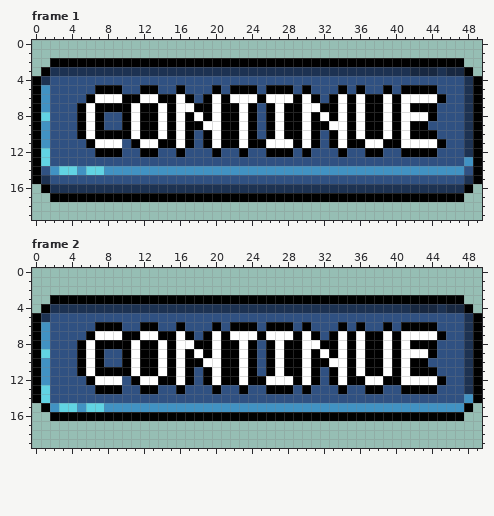
One commit to this pixel-art file: Assets/Sprites/UI/buttonTest.aseprite. Above: the version before the commit.
50x20 pixels, 2 frames. Shown: frame 1, frame 2.
Now the later version:
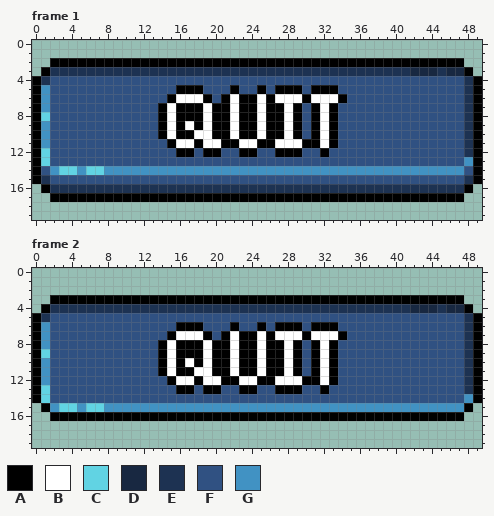
Palette (. is transparent): A #000000  B #ffffff  C #61d3e3  D #182841  E #1d3252  F #305182  G #4192c3
Change:
--- frame 1, layer "Text"
@@ x 0..49 @@
  4 AEFFFFFFFFFFFFFFFFFFFFFFFFFFFFFFFFFFFFFFFFFFFFFFEA
- 5 AGFFFFFAAAFFAAFFAFFFAFAAAFAAAFAFFFAFAFFAFAAAAFFFEA
- 6 AGFFFFABBBAABBAABAFABABBBABBBABAFABABAABABBBBAFFEA
- 7 AGFFFABAAAABAABABBAABAABAFABAABBAABABAABABAAAFFFEA
- 8 ACFFFABAFFABAABABABABAABAFABAABABABABAABABBBAFFFEA
- 9 AGFFFABAFFABAABABAABBAABAFABAABAABBABAABABAAFFFFEA
-10 AGFFFABAAAABAABABAFABAABAFABAABAFABABAABABAAAFFFEA
-11 AGFFFFABBBFABBAABAFABAABAABBBABAFABAABBAABBBBAFFEA
-12 ACFFFFFAAAFFAAFFAFFFAFFAFFAAAFAFFFAFFAAFFAAAAFFFEA
+ 5 AGFFFFFFFFFFFFFFAAAFFFAFFAFAAAFAAAFFFFFFFFFFFFFFEA
+ 6 AGFFFFFFFFFFFFFABBBAFABAABABBBABBBAFFFFFFFFFFFFFEA
+ 7 AGFFFFFFFFFFFFABAAABAABAABAABAFABAFFFFFFFFFFFFFFEA
+ 8 ACFFFFFFFFFFFFABAAABAABAABAABAFABAFFFFFFFFFFFFFFEA
+ 9 AGFFFFFFFFFFFFABABABAABAABAABAFABAFFFFFFFFFFFFFFEA
+10 AGFFFFFFFFFFFFABAABBAABAABAABAFABAFFFFFFFFFFFFFFEA
+11 AGFFFFFFFFFFFFFABBABBAABBAABBBAABAFFFFFFFFFFFFFFEA
+12 ACFFFFFFFFFFFFFFAAFAAFFAAFFAAAFFAFFFFFFFFFFFFFFFEA
 13 ACFFFFFFFFFFFFFFFFFFFFFFFFFFFFFFFFFFFFFFFFFFFFFFGA
--- frame 2, layer "Text"
@@ x 0..49 @@
  5 AEFFFFFFFFFFFFFFFFFFFFFFFFFFFFFFFFFFFFFFFFFFFFFFEA
- 6 AGFFFFFAAAFFAAFFAFFFAFAAAFAAAFAFFFAFAFFAFAAAAFFFEA
- 7 AGFFFFABBBAABBAABAFABABBBABBBABAFABABAABABBBBAFFEA
- 8 AGFFFABAAAABAABABBAABAABAFABAABBAABABAABABAAAFFFEA
- 9 ACFFFABAFFABAABABABABAABAFABAABABABABAABABBBAFFFEA
-10 AGFFFABAFFABAABABAABBAABAFABAABAABBABAABABAAFFFFEA
-11 AGFFFABAAAABAABABAFABAABAFABAABAFABABAABABAAAFFFEA
-12 AGFFFFABBBFABBAABAFABAABAABBBABAFABAABBAABBBBAFFEA
-13 ACFFFFFAAAFFAAFFAFFFAFFAFFAAAFAFFFAFFAAFFAAAAFFFEA
+ 6 AGFFFFFFFFFFFFFFAAAFFFAFFAFAAAFAAAFFFFFFFFFFFFFFEA
+ 7 AGFFFFFFFFFFFFFABBBAFABAABABBBABBBAFFFFFFFFFFFFFEA
+ 8 AGFFFFFFFFFFFFABAAABAABAABAABAFABAFFFFFFFFFFFFFFEA
+ 9 ACFFFFFFFFFFFFABAAABAABAABAABAFABAFFFFFFFFFFFFFFEA
+10 AGFFFFFFFFFFFFABABABAABAABAABAFABAFFFFFFFFFFFFFFEA
+11 AGFFFFFFFFFFFFABAABBAABAABAABAFABAFFFFFFFFFFFFFFEA
+12 AGFFFFFFFFFFFFFABBABBAABBAABBBAABAFFFFFFFFFFFFFFEA
+13 ACFFFFFFFFFFFFFFAAFAAFFAAFFAAAFFAFFFFFFFFFFFFFFFEA
 14 ACFFFFFFFFFFFFFFFFFFFFFFFFFFFFFFFFFFFFFFFFFFFFFFGA
